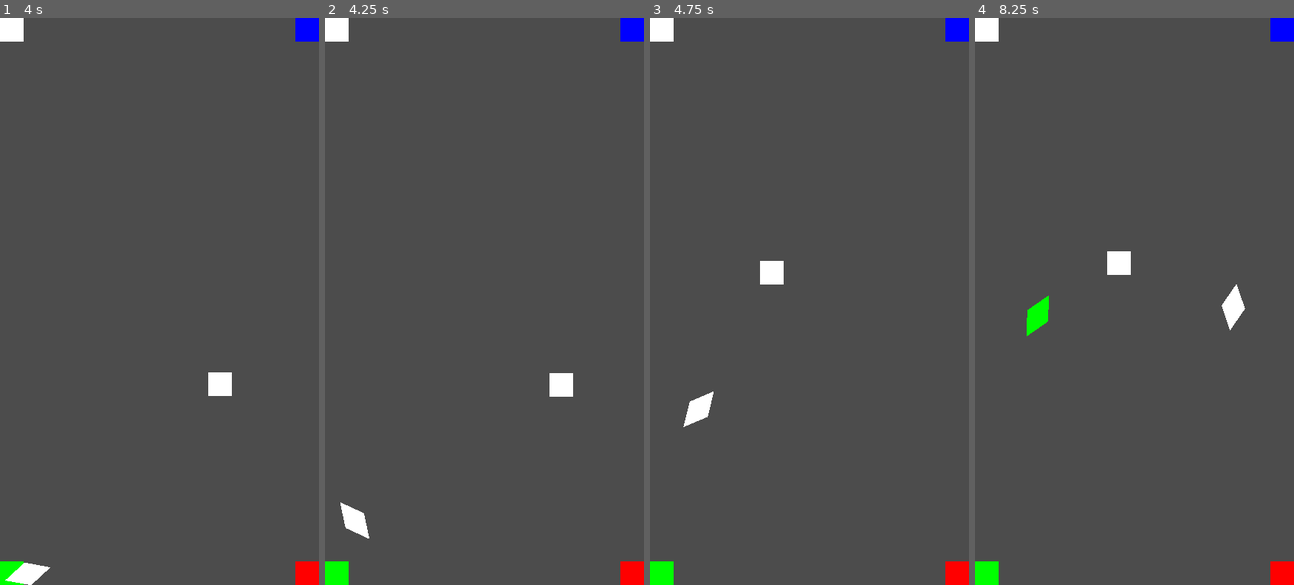
Above: before the commit, frames 1-4 (left to right).
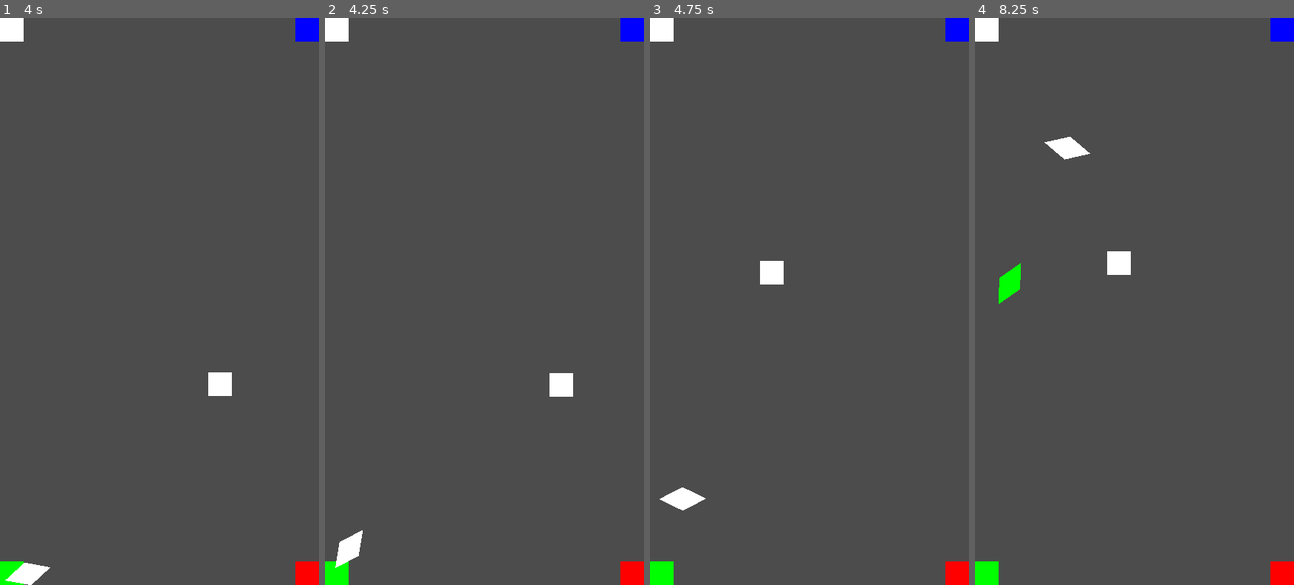
Above: after the commit, the same moments.

Repository: Kiel97/easy-jam-8bits-to-infinity
Game: Godot game, scene res://Game.tscn
Two runs of this game, one before a commit and one after it. Both use one fixed random seed, a clock stepped at 60 frames per second and the inputs below.
Inputs (mouse positions are in pixels of both pictures, inside the frame that each line leads up to):
- Up to frame 1 (4 s): move the mouse to (229, 273) at 0.52 s; move the mouse to (95, 329) at 1.27 s; move the mouse to (191, 176) at 2.02 s; move the mouse to (143, 414) at 2.77 s; move the mouse to (255, 386) at 3.52 s
- Up to frame 2 (4.25 s): no input
- Up to frame 3 (4.75 s): move the mouse to (713, 216) at 4.27 s
- Up to frame 4 (8.25 s): move the mouse to (1150, 301) at 5.02 s; move the mouse to (1086, 159) at 5.77 s; move the mouse to (1204, 273) at 6.52 s; move the mouse to (1070, 329) at 7.27 s; move the mouse to (1166, 176) at 8.02 s

Frame 1 is identical in both runs. In frame 2, 0.6% of the frame differs, in the area x 3-14%, y 85-98%; in frame 3, 0.6%; in frame 4, 1.2%, in the area x 7-85%, y 20-57%.

Commit message:
Increase vector length for dormant status. Decrease impulse force

Diff:
--- a/Shard.gd
+++ b/Shard.gd
@@ -20,7 +20,8 @@
 
 func _integrate_forces(state):
 	if not dormant:
-		if state.linear_velocity.length() < 1:
+		if state.linear_velocity.length() < 10:
+			print("Dormant")
 			dormant = true
 			apply_random_impulse()
 
@@ -44,7 +45,7 @@
 	$Polygon2D.modulate = Color(float(red), float(green), float(blue))
 
 func apply_random_impulse():
-	apply_impulse(Vector2(), Vector2(rand_range(-100,100), rand_range(-100,100)))
+	apply_impulse(Vector2(), Vector2(rand_range(-45,45), rand_range(-45,45)))
 
 func randomize_color():
 	var chosen = AVAILABLE_COLORS.values()[randi() % AVAILABLE_COLORS.size()]
